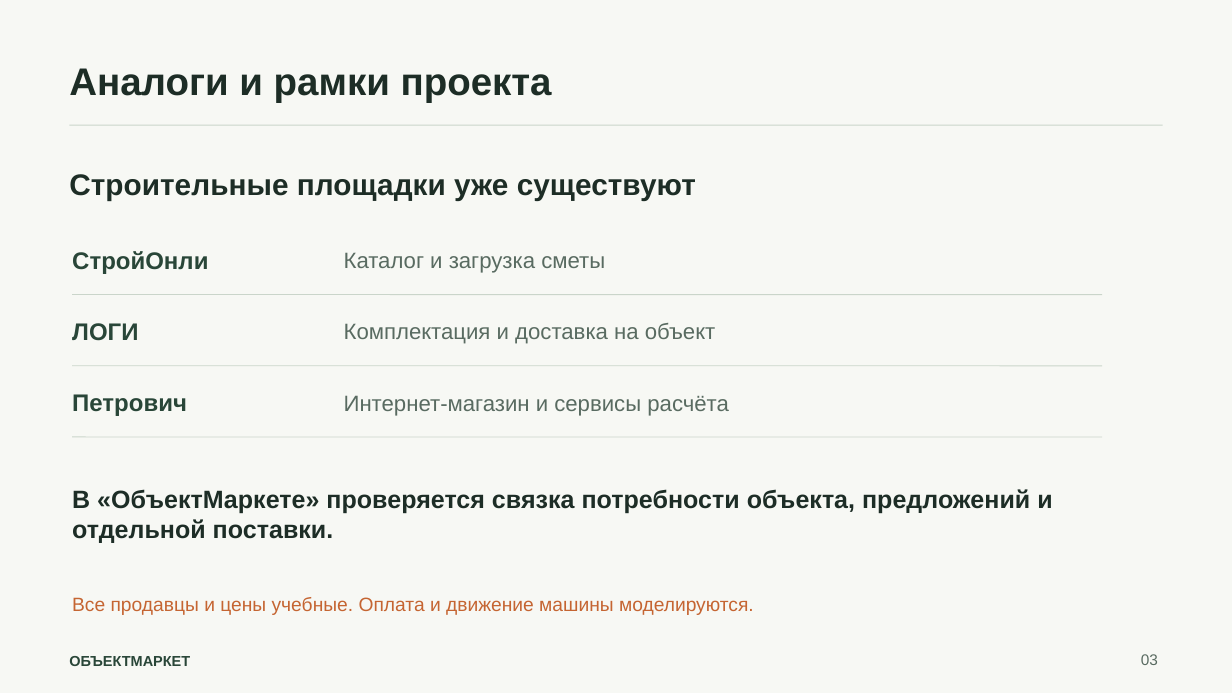
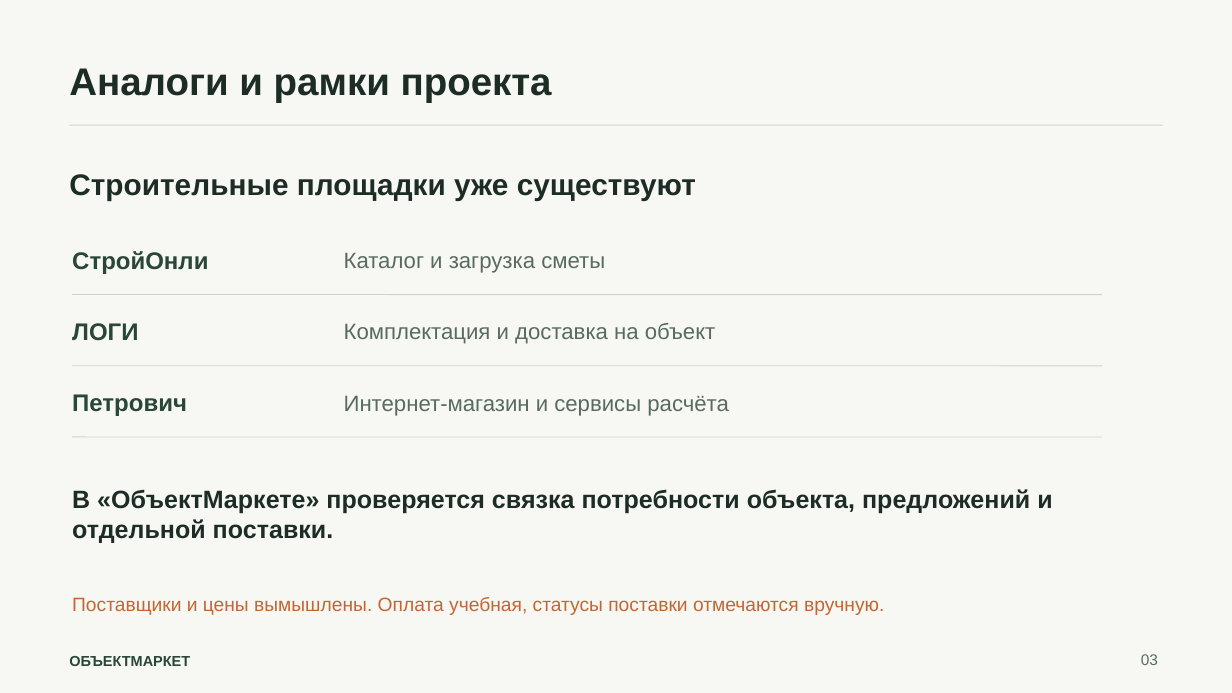
Before and after one commit to SleNdd/construction-supply-marketplace, a slide deck: slide 3 of docs/presentation/output/ОбъектМаркет_Защита_ВКР.pptx. Drawn at 1232x693 pixels with LibreOffice and Linux fonts; fonts in the diff are those of the drawing. Boxes give left, top, right and bottom in pixels: in the first picture for what was removed or moved away, otherwise in the second. Text is boxed around its words. In the diff, an @@ line names an element or a change of style, - is before the commit and + after.

```diff
--- a/docs/presentation/output/ОбъектМаркет_Защита_ВКР.pptx
+++ b/docs/presentation/output/ОбъектМаркет_Защита_ВКР.pptx
@@ text at box(72, 597, 884, 615): text changed @@
-Все продавцы и цены учебные. Оплата и движение машины моделируются.
+Поставщики и цены вымышлены. Оплата учебная, статусы поставки отмечаются вручную.
```
Also in this commit, not shown: 3 other slides changed, 21 other files.
